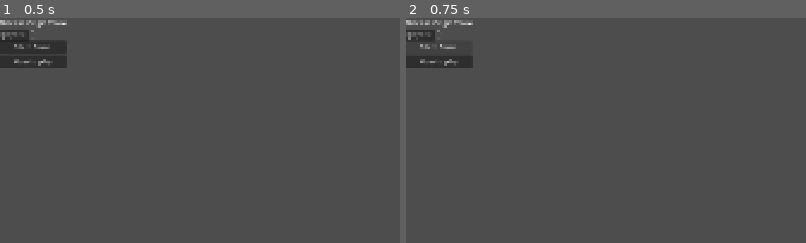
Above: before the commit, frames 1-2 (left to right).
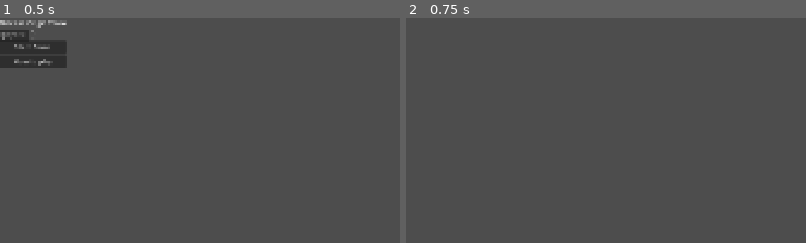
Above: after the commit, the same moments.

Repository: cisc-3667-fall-2026/Group-Project-2
Game: Godot game, scene res://scenes/MainMenu.tscn
The game is run twice, just before and just after one commit, with the same random seed, the same clock (stepped at 60 frames per second) and the same inputs.
Inputs:
- Up to frame 1 (0.5 s): no input
- Up to frame 2 (0.75 s): click "Start Game" at 0.5 s
The pictures show only the part of the screen within x 0-50%, y 0-50%; the shares and areas given below are measured in that part.

Frame 1 is identical in both runs. In frame 2, 1.4% of the frame differs, in the area x 0-17%, y 0-23%.
Error before the commit: Invalid access to property or key 'pressed' on a base object of type 'null instance'. (res://scenes/MainMenu.gd:5)
Error after the commit: Out of bounds get index '0' (on base: 'Array') (res://scenes/Game.gd:10)

Commit message:
fix: PlayerSpinBox is null when trying to access its value

Diff:
--- a/scenes/MainMenu.gd
+++ b/scenes/MainMenu.gd
@@ -2,10 +2,10 @@
 
 func _ready() -> void:
 	%StartButton.pressed.connect(_on_start_pressed)
-	%HowToPlayButton.pressed.connect(_on_how_to_play_pressed)
+	%Instructions.pressed.connect(_on_how_to_play_pressed)
 
 func _on_start_pressed() -> void:
-	GameManager.num_players = int(%PlayerSpin.value)
+	GameManager.num_players = int($%PlayerSpinBox.value)
 	GameManager.reset()
 	print("Players: ", GameManager.num_players)
 	get_tree().change_scene_to_file("res://scenes/Game.tscn")
